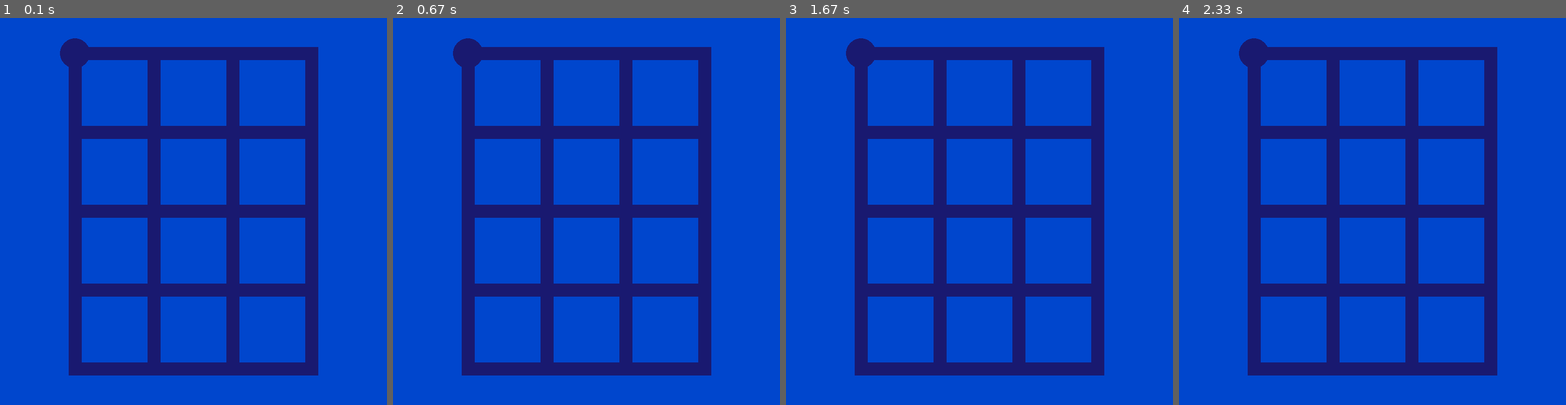
Above: before the commit, frames 1-4 (left to right).
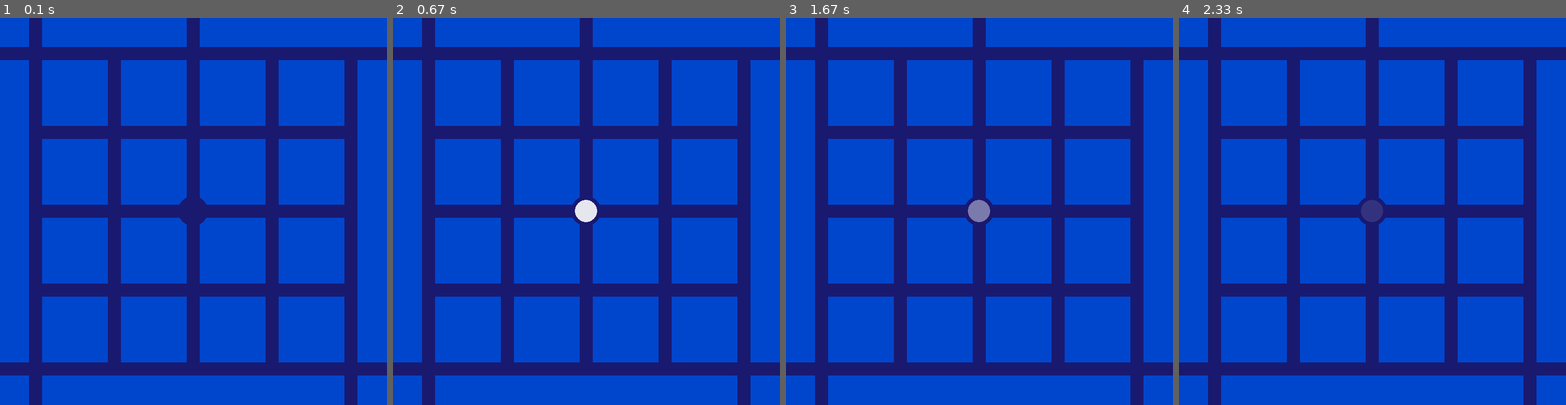
Above: after the commit, the same moments.

Repository: bananaflame/witnessPanel
Game: pygame game, started from main3.py
Same seed, same stepped clock (60 frames per second), same inputs: the game is played once before the commit and once after it.
Inputs (mouse positions are in pixels of both pictures, inside the frame that each line leads up to):
- Up to frame 1 (0.1 s): no input
- Up to frame 2 (0.67 s): click (586, 211) at 0.38 s
- Up to frame 3 (1.67 s): no input
- Up to frame 4 (2.33 s): no input

The runs differ from the first frame. In frame 1, 26% of the frame differs, in the area x 0-100%, y 0-100%; in frame 2, 26%; in frame 3, 26%; in frame 4, 26%.

Commit message:
added end point gaps
next up should add nubs to draw the trace head into instead of just
leading to end of screen, and of course the body of the line. Recently
tested on the pi again and experienced framerates below 30, wasn't
looking great. I might try harder to not have to check collisions after
moving every pixel.

Diff:
--- a/main3.py
+++ b/main3.py
@@ -11,12 +11,6 @@
 right = 1
 down = 2
 left = 3
-defaultsize = (3,2)
-defaultnullzones = (((1,0),(2,0)),#there might be an easier way to store this data
-                    ((1,0),(1,1)))
-
-
-
 
 class TraceStart(pygame.sprite.Sprite):
     def __init__(self, maze, pos):
@@ -143,13 +137,13 @@
         pygame.draw.circle(display,self.color,(self.rect.x+self.width//2,self.rect.y+self.width//2),self.width//2)
 
 class Wall(pygame.sprite.Sprite):
-    def __init__(self,x,y,width,height,color):
+    def __init__(self,startpos,endpos,color):
         super().__init__()
-        self.image = pygame.Surface([width, height])
+        self.image = pygame.Surface([endpos[0]-startpos[0],endpos[1]-startpos[1]])
         self.image.fill(color)
         self.rect = self.image.get_rect()
-        self.rect.y = y
-        self.rect.x = x
+        self.rect.x = startpos[0]
+        self.rect.y = startpos[1]
 
 class Maze():
     def __init__(self, display, size, nullzones,
@@ -197,11 +191,6 @@
         self.rightends.sort()
         self.downends.sort()
         self.leftends.sort()
-        print(self.upends)
-        print(self.rightends)
-        print(self.downends)
-        print(self.leftends)
-
 
     def generateWalls(self,display):
         image = display.copy()
@@ -220,6 +209,56 @@
         self.wspace = int(self.screenrect.w - ((self.squaresize+self.linewidth)*self.size[0] + self.linewidth))
         self.hspace = int(self.screenrect.h - ((self.squaresize+self.linewidth)*self.size[1] + self.linewidth))
         self.walls = pygame.sprite.Group()
+
+        #pixel values for the edges of the maze
+        rightedge = self.wspace//2 + ((self.squaresize+self.linewidth)*self.size[0]) + self.linewidth
+        botedge = self.hspace//2 + ((self.squaresize+self.linewidth)*self.size[1]) + self.linewidth
+        leftedge = self.wspace//2
+        topedge = self.hspace//2
+
+        #create the 4 sides of the maze, leaving gaps for maze ends.     _ _|
+        #without any gaps, the side borders form a pinwheel shape, i.e.   |_|_  for a square maze.
+        #                                                                 |
+        #top side:
+        currentpos = (0,0)
+        for endpos in self.upends:
+            nextpos = (leftedge + ((self.squaresize+self.linewidth)*endpos), topedge)
+            self.walls.add(Wall(currentpos,nextpos,self.bgcolor))
+            currentpos = (nextpos[0]+self.linewidth,0)
+        if currentpos[0] != rightedge:
+            self.walls.add(Wall(currentpos,(rightedge,topedge),self.bgcolor))
+        #right side:
+        currentpos = (rightedge,0)
+        for endpos in self.rightends:
+            nextpos = (self.screenrect.h, topedge + (self.squaresize+self.linewidth)*endpos)
+            self.walls.add(Wall(currentpos,nextpos,self.bgcolor))
+            currentpos = (rightedge,nextpos[1]+self.linewidth)
+        if currentpos[1] != botedge:
+            self.walls.add(Wall(currentpos,(self.screenrect.w,botedge),self.bgcolor))
+        #these next two have an extra if to make sure an extraneous, 0 area wall isn't created
+        #bottom side:
+        currentpos = (leftedge,botedge)
+        for endpos in self.downends:
+            nextpos = (leftedge + ((self.squaresize+self.linewidth)*endpos), self.screenrect.h)
+            if nextpos[0]-currentpos[0] != 0:
+                self.walls.add(Wall(currentpos,nextpos,self.bgcolor))
+            currentpos = (nextpos[0]+self.linewidth,botedge)
+        self.walls.add(Wall(currentpos,(self.screenrect.h,self.screenrect.w),self.bgcolor))
+        #left side:
+        currentpos = (0,topedge)
+        for endpos in self.leftends:
+            nextpos = (leftedge, topedge + (self.squaresize+self.linewidth)*endpos)
+            if nextpos[1]-currentpos[1] != 0:
+                self.walls.add(Wall(currentpos,nextpos,self.bgcolor))
+            currentpos = (0, nextpos[1] + self.linewidth)
+        self.walls.add(Wall(currentpos,(leftedge,self.screenrect.h),self.bgcolor))
+
+
+
+
+
+
+        """
         self.walls.add(Wall(0,0,self.wspace//2,
                             self.screenrect.h,self.bgcolor))#left boundary
         self.walls.add(Wall(((self.squaresize+self.linewidth)*self.size[0] + self.linewidth)+ self.wspace//2,0,
@@ -228,11 +267,13 @@
                             self.screenrect.w-self.wspace//2,self.hspace//2,self.bgcolor))#top boundary
         self.walls.add(Wall(self.wspace//2,((self.squaresize+self.linewidth)*self.size[1] + self.linewidth)+self.hspace//2,
                             ((self.squaresize+self.linewidth)*self.size[0] + self.linewidth)+ self.wspace//2,self.screenrect.h,self.bgcolor))#bottom boundary
+        """
         for y in range(self.size[1]):
             for x in range(self.size[0]):
                 squarex = self.wspace//2+self.linewidth+(x*(self.squaresize+self.linewidth))
                 squarey = self.hspace//2+self.linewidth+(y*(self.squaresize+self.linewidth))
-                self.walls.add(Wall(squarex,squarey,self.squaresize,self.squaresize,self.bgcolor))
+                self.walls.add(Wall((squarex,squarey),(squarex+self.squaresize,squarey+self.squaresize),self.bgcolor))
+        print(len(self.walls))
 
     def drawStarts(self,display):
         self.startlist = []
@@ -292,8 +333,8 @@
 startupdating = False
 done = False
 
-testmaze = Maze(screen,(3,4),(),
-                (),((0,0),),((0,2,left),(0,1,left),(1,0,up),(3,3,down),(3,0,right),(1,3,down)),(),
+testmaze = Maze(screen,(4,4),(),
+                (),((2,2),),((0,0,up),(0,0,left),(2,0,up),(4,0,right),(4,4,right),(4,4,down),(0,4,down),(0,4,left)),(),
                 1/5,(0,70,205,255),(25,25,112,255), white)
 #reminder: when only one tuple in another tuple, needs comma at end to tell python
 #it's a tuple tuple, not just a tuple... lol   i.e. ((1,1),)
